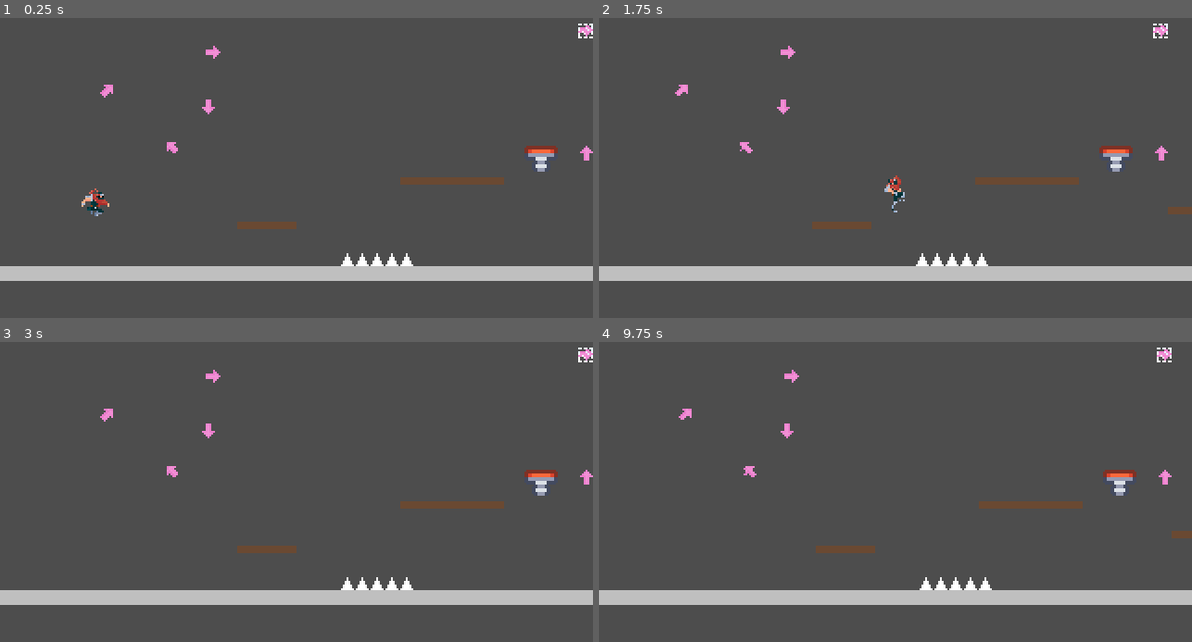
Above: before the commit, frames 1-4 (two rows, left to right).
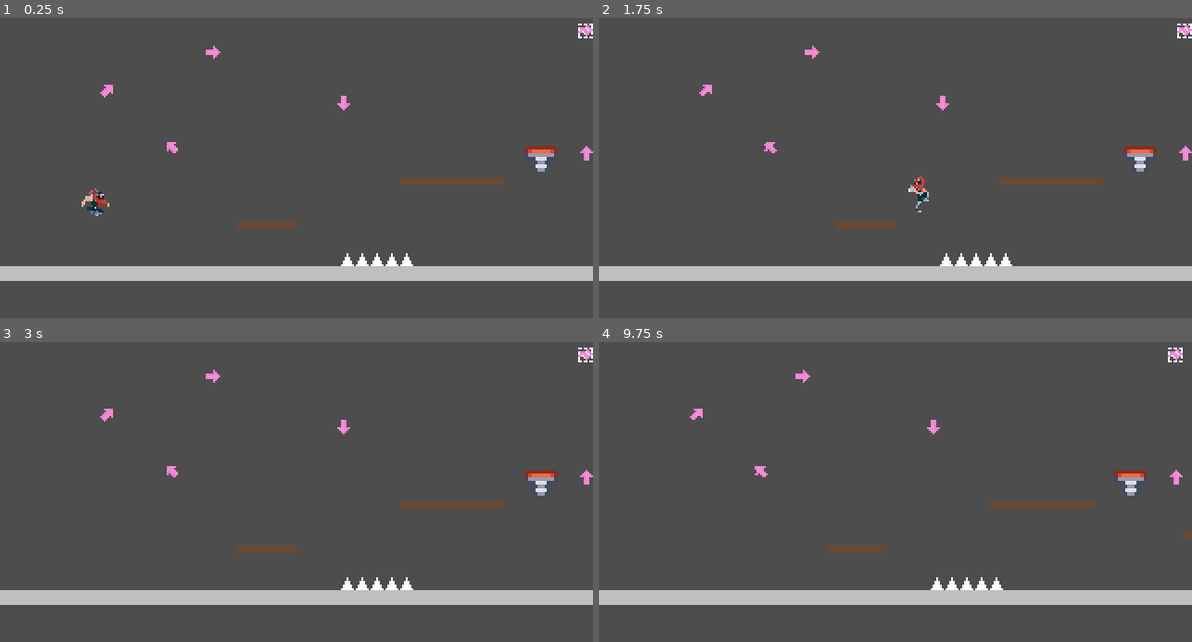
Above: after the commit, the same moments.

Repository: dieterwhitt/Solaris
Game: Godot game, scene res://world/levels/level_manager.tscn
The game is run twice, just before and just after one commit, with the same random seed, the same clock (stepped at 60 frames per second) and the same inputs.
Inputs:
- Up to frame 1 (0.25 s): no input
- Up to frame 2 (1.75 s): hold D (right) from 0.53 s (still down); tap K (attack) at 0.6 s; tap Space (jump) at 0.77, 1.52 s; tap L (heavy) at 1.35 s
- Up to frame 3 (3 s): release D (right) at 2.03 s; hold A (left) 2.03-2.78 s; tap K (attack) at 2.1 s; hold D (right) from 2.78 s (still down); tap L (heavy) at 2.85 s
- Up to frame 4 (9.75 s): tap Space (jump) at 3.02, 3.77, 4.52, 5, 6.02, 6.5, 6.77, 7.52, 8, 9.02 s; tap K (attack) every 1.5 s from 3.6 to 9.6 s; tap Enter at 4.25, 5.75, 7.25 s; release D (right) at 4.28 s; hold A (left) 4.28-5.03 s; tap L (heavy) every 1.5 s from 4.35 to 8.85 s; hold D (right) 5.03-5.78 s; hold A (left) 5.78-7.28 s; hold D (right) 7.28-9.53 s; hold A (left) from 9.53 s (still down)

The runs differ from the first frame. In frame 1, 0.1% of the frame differs, in the area x 34-60%, y 25-33%; in frame 2, 2.4%, in the area x 12-100%, y 1-83%; in frame 3, 0.1%; in frame 4, 1.5%.
Error in both runs: Assertion failed. (res://world/levels/level.gd:167)

Commit message:
camera and hitbox improvements

Diff:
--- a/players/player_reworked/reworked_default_controller.gd
+++ b/players/player_reworked/reworked_default_controller.gd
@@ -144,7 +144,7 @@
 		# speed above input terminal and player moving in that direction:
 		# apply special "momentum friction"
 		# make speed boosts more satisfying (in theory)
-		const momentum_friciton_mult = 0.6 # friction reduced
+		const momentum_friciton_mult = 0.65 # friction reduced
 		# (consider moving value to movedata)
 		apply_friction(delta, momentum_friciton_mult)
 	elif (not receive_input or abs(velocity.x) > MoveData.INPUT_TERMINAL
--- a/world/levels/level_manager.gd
+++ b/world/levels/level_manager.gd
@@ -74,8 +74,10 @@
 	# enable smoothing (or maybe not? it's kinda buggy)
 	# probably will need to add some kind of damping eventually
 	# to make it less jarring
-	# camera.position_smoothing_enabled = true
-	camera.limit_smoothed = true
+	camera.position_smoothing_enabled = true
+	camera.position_smoothing_speed = 8
+	camera.process_callback = Camera2D.CAMERA2D_PROCESS_PHYSICS
+	camera.limit_smoothed = false
 	# connect camera control to camera
 	cam_transform.remote_path = camera.get_path()
 	print("connecting remote transform to camera")
--- a/world/levels/long_level_00.tscn
+++ b/world/levels/long_level_00.tscn
@@ -10,7 +10,7 @@
 [sub_resource type="WorldBoundaryShape2D" id="WorldBoundaryShape2D_0e1bx"]
 
 [sub_resource type="RectangleShape2D" id="RectangleShape2D_uqti3"]
-size = Vector2(8, 8)
+size = Vector2(11, 11)
 
 [node name="LongLevel_00" type="Node"]
 editor_description = "Last step: Make this scene local and attach a script that extends from Level. If the current borders are not in the default positions, adjust their values in the inspector. Use the new script to handle any logic specific to the level."
@@ -192,7 +192,7 @@
 collision_mask = 2
 
 [node name="CollisionShape2D" type="CollisionShape2D" parent="-1_LEVEL/LevelObjects/TeleportOrbs/Enter/Area2D"]
-position = Vector2(4, -4)
+position = Vector2(3.5, -3.5)
 shape = SubResource("RectangleShape2D_uqti3")
 
 [node name="Exit" type="Node2D" parent="-1_LEVEL/LevelObjects/TeleportOrbs"]
@@ -219,7 +219,7 @@
 rotation = 0.785398
 
 [node name="DashOrb5" parent="-1_LEVEL/LevelObjects" instance=ExtResource("4_kpexx")]
-position = Vector2(116, 62)
+position = Vector2(189, 60)
 rotation = 3.14159
 
 [node name="DashOrb6" parent="-1_LEVEL/LevelObjects" instance=ExtResource("4_kpexx")]
--- a/world/objects/dash_orb.tscn
+++ b/world/objects/dash_orb.tscn
@@ -4,7 +4,7 @@
 [ext_resource type="Texture2D" uid="uid://4rcqj4tpgk5q" path="res://world/tiles/random-tiles.png" id="2_kebol"]
 
 [sub_resource type="RectangleShape2D" id="RectangleShape2D_ubfba"]
-size = Vector2(9, 10)
+size = Vector2(11, 12)
 
 [node name="DashOrb" type="Node2D"]
 script = ExtResource("1_slnlk")
--- a/world/objects/jump_pad.gd
+++ b/world/objects/jump_pad.gd
@@ -3,7 +3,7 @@
 
 extends Node2D
 
-const pad_velocity = -275
+const pad_velocity = -285
 
 # Called when the node enters the scene tree for the first time.
 func _ready():
--- a/world/objects/teleport_orbs.tscn
+++ b/world/objects/teleport_orbs.tscn
@@ -4,7 +4,7 @@
 [ext_resource type="Texture2D" uid="uid://cntkhgy4sqump" path="res://world/tiles/random-tiles-v2.png" id="2_8k3s7"]
 
 [sub_resource type="RectangleShape2D" id="RectangleShape2D_uqti3"]
-size = Vector2(8, 8)
+size = Vector2(12, 12)
 
 [node name="TeleportOrbs" type="Node2D"]
 script = ExtResource("1_7wngk")
